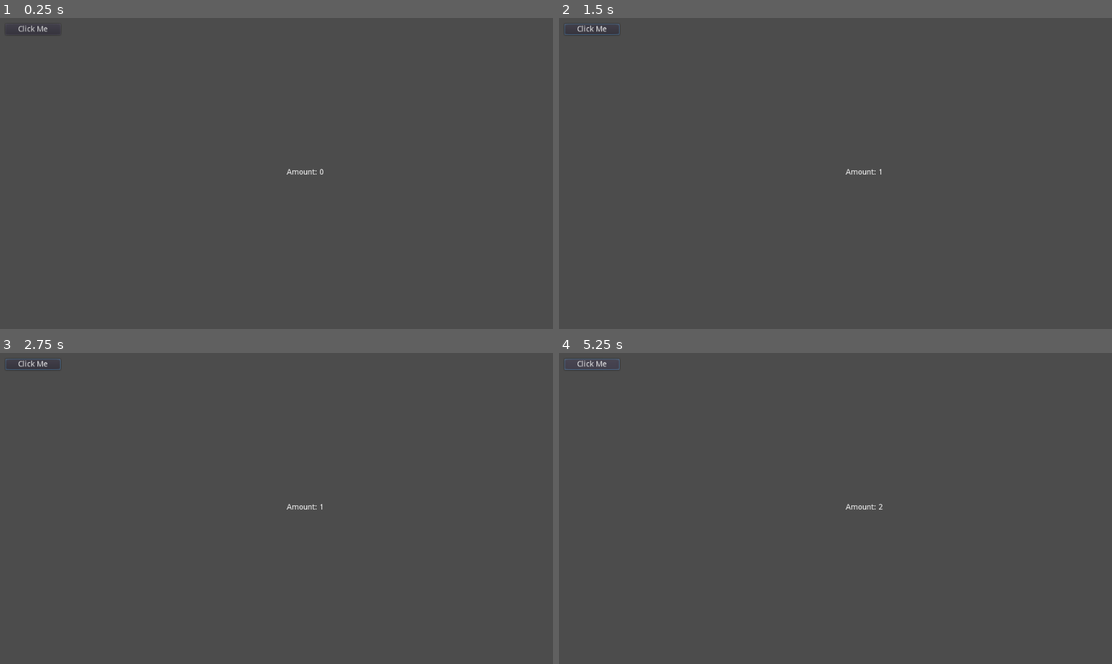
Above: before the commit, frames 1-4 (two rows, left to right).
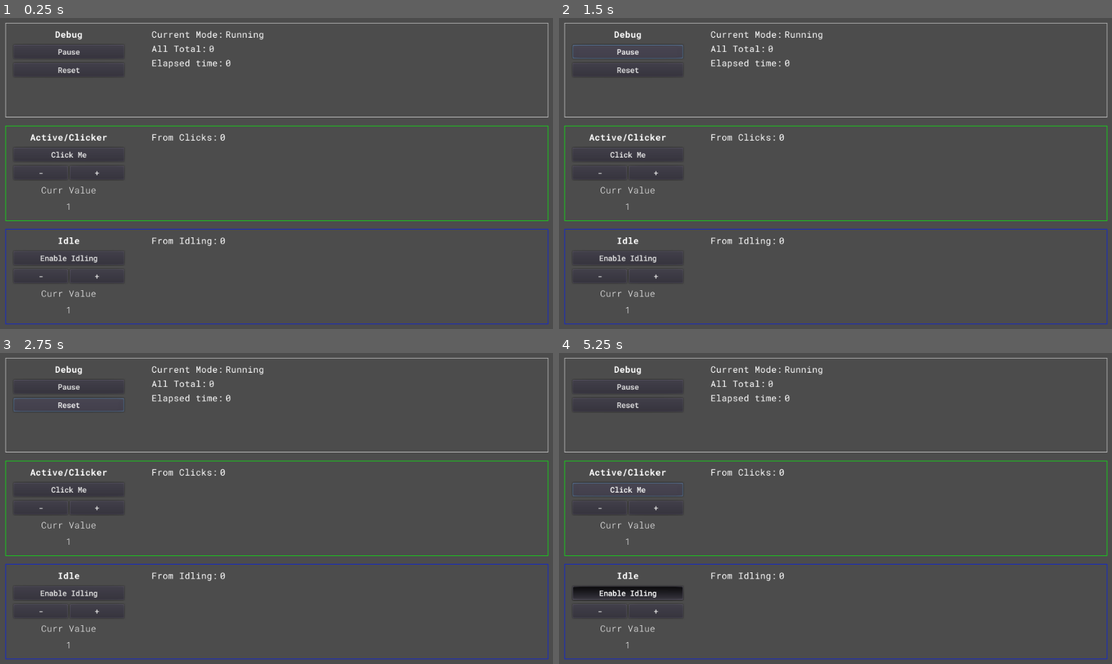
Above: after the commit, the same moments.

Repository: cthylla-codes/poc-incremental-game
Game: Godot game, scene res://scenes/first_test/FirstTest.tscn
Two runs of this game, one before a commit and one after it. Both use one fixed random seed, a clock stepped at 60 frames per second and the inputs below. Before the commit the project starts from res://GUI.tscn.
Inputs (mouse positions are in pixels of both pictures, inside the frame that each line leads up to):
- Up to frame 1 (0.25 s): no input
- Up to frame 2 (1.5 s): click "Click Me" at 0.5 s; click (625, 52) at 1.25 s, where only the run after the commit has a clickable "Pause"
- Up to frame 3 (2.75 s): click (66, 405) at 2 s, where only the run after the commit has a clickable "Reset"
- Up to frame 4 (5.25 s): click (597, 508) at 2.75 s, where only the run after the commit has a clickable "-"; click (658, 508) at 3.5 s, where only the run after the commit has a clickable "+"; click (625, 592) at 4.25 s, where only the run after the commit has a clickable "Enable Idling"; click "Click Me" at 5 s

The runs differ from the first frame. In frame 1, 3.7% of the frame differs, in the area x 0-100%, y 1-99%; in frame 2, 3.8%; in frame 3, 3.8%; in frame 4, 4.5%.

Commit message:
add placeholders for first test

Diff:
--- a/GUI.tscn
+++ /dev/null
@@ -1,62 +0,0 @@
-[gd_scene load_steps=2 format=2]
-
-[ext_resource path="res://Amount.gd" type="Script" id=2]
-
-[node name="GUI" type="MarginContainer"]
-anchor_right = 1.0
-anchor_bottom = 1.0
-custom_constants/margin_right = 20
-custom_constants/margin_top = 30
-custom_constants/margin_left = 20
-custom_constants/margin_bottom = 30
-__meta__ = {
-"_edit_use_anchors_": false
-}
-
-[node name="GUIDivider" type="HBoxContainer" parent="."]
-margin_left = 20.0
-margin_top = 30.0
-margin_right = 1004.0
-margin_bottom = 570.0
-
-[node name="Menu" type="VBoxContainer" parent="GUIDivider"]
-margin_right = 100.0
-margin_bottom = 540.0
-
-[node name="ClickMe" type="Button" parent="GUIDivider/Menu"]
-margin_right = 100.0
-margin_bottom = 20.0
-rect_min_size = Vector2( 100, 0 )
-text = "Click Me"
-__meta__ = {
-"_edit_use_anchors_": false
-}
-
-[node name="Center" type="CenterContainer" parent="GUIDivider"]
-margin_left = 104.0
-margin_right = 984.0
-margin_bottom = 540.0
-size_flags_horizontal = 3
-
-[node name="Counters" type="VBoxContainer" parent="GUIDivider/Center"]
-margin_left = 406.0
-margin_top = 263.0
-margin_right = 473.0
-margin_bottom = 277.0
-
-[node name="Amount" type="HBoxContainer" parent="GUIDivider/Center/Counters"]
-margin_right = 67.0
-margin_bottom = 14.0
-script = ExtResource( 2 )
-
-[node name="Label" type="Label" parent="GUIDivider/Center/Counters/Amount"]
-margin_right = 55.0
-margin_bottom = 14.0
-text = "Amount:"
-
-[node name="Value" type="Label" parent="GUIDivider/Center/Counters/Amount"]
-margin_left = 59.0
-margin_right = 67.0
-margin_bottom = 14.0
-text = "0	"
-[connection signal="pressed" from="GUIDivider/Menu/ClickMe" to="GUIDivider/Center/Counters/Amount" method="_on_ClickMe_pressed"]
--- a/default_env.tres
+++ b/default_env.tres
@@ -3,5 +3,5 @@
 [sub_resource type="ProceduralSky" id=1]
 
 [resource]
-background_mode = 2
+background_mode = 4
 background_sky = SubResource( 1 )
--- /dev/null
+++ b/gui/font_bold.tres
@@ -0,0 +1,6 @@
+[gd_resource type="DynamicFont" load_steps=2 format=2]
+
+[ext_resource path="res://resources/fonts/RobotoMono-Bold.ttf" type="DynamicFontData" id=1]
+
+[resource]
+font_data = ExtResource( 1 )
--- /dev/null
+++ b/gui/font_light.tres
@@ -0,0 +1,6 @@
+[gd_resource type="DynamicFont" load_steps=2 format=2]
+
+[ext_resource path="res://resources/fonts/RobotoMono-Light.ttf" type="DynamicFontData" id=1]
+
+[resource]
+font_data = ExtResource( 1 )
--- /dev/null
+++ b/gui/font_regular.tres
@@ -0,0 +1,6 @@
+[gd_resource type="DynamicFont" load_steps=2 format=2]
+
+[ext_resource path="res://resources/fonts/RobotoMono-Regular.ttf" type="DynamicFontData" id=1]
+
+[resource]
+font_data = ExtResource( 1 )
--- /dev/null
+++ b/gui/font_semibold.tres
@@ -0,0 +1,7 @@
+[gd_resource type="DynamicFont" load_steps=2 format=2]
+
+[ext_resource path="res://resources/fonts/RobotoMono-SemiBold.ttf" type="DynamicFontData" id=1]
+
+[resource]
+size = 14
+font_data = ExtResource( 1 )
--- a/project.godot
+++ b/project.godot
@@ -16,8 +16,7 @@
 [application]
 
 config/name="incremental-game"
-run/main_scene="res://GUI.tscn"
-config/icon="res://icon.png"
+run/main_scene="res://scenes/first_test/FirstTest.tscn"
 
 [debug]
 
--- /dev/null
+++ b/scenes/first_test/FirstTest.tscn
@@ -0,0 +1,380 @@
+[gd_scene load_steps=8 format=2]
+
+[ext_resource path="res://gui/font_regular.tres" type="DynamicFont" id=1]
+[ext_resource path="res://gui/font_semibold.tres" type="DynamicFont" id=2]
+[ext_resource path="res://gui/font_light.tres" type="DynamicFont" id=3]
+[ext_resource path="res://gui/font_bold.tres" type="DynamicFont" id=4]
+
+[sub_resource type="StyleBoxFlat" id=1]
+content_margin_left = 15.0
+content_margin_right = 15.0
+content_margin_top = 10.0
+content_margin_bottom = 10.0
+draw_center = false
+border_width_left = 1
+border_width_top = 1
+border_width_right = 1
+border_width_bottom = 1
+shadow_color = Color( 0.0235294, 0.0196078, 0.0196078, 0.6 )
+
+[sub_resource type="StyleBoxFlat" id=2]
+content_margin_left = 15.0
+content_margin_right = 15.0
+content_margin_top = 10.0
+content_margin_bottom = 10.0
+draw_center = false
+border_width_left = 1
+border_width_top = 1
+border_width_right = 1
+border_width_bottom = 1
+border_color = Color( 0.0235294, 0.980392, 0.0392157, 1 )
+shadow_color = Color( 0.0235294, 0.0196078, 0.0196078, 0.6 )
+
+[sub_resource type="StyleBoxFlat" id=3]
+content_margin_left = 15.0
+content_margin_right = 15.0
+content_margin_top = 10.0
+content_margin_bottom = 10.0
+draw_center = false
+border_width_left = 1
+border_width_top = 1
+border_width_right = 1
+border_width_bottom = 1
+border_color = Color( 0, 0.105882, 0.972549, 1 )
+shadow_color = Color( 0.0235294, 0.0196078, 0.0196078, 0.6 )
+
+[node name="FirstTest" type="MarginContainer"]
+anchor_right = 1.0
+anchor_bottom = 1.0
+margin_top = -1.5874
+margin_bottom = 6.4126
+custom_constants/margin_right = 20
+custom_constants/margin_top = 30
+custom_constants/margin_left = 20
+custom_constants/margin_bottom = 30
+__meta__ = {
+"_edit_use_anchors_": false
+}
+
+[node name="GUIDivider" type="VBoxContainer" parent="."]
+margin_left = 20.0
+margin_top = 30.0
+margin_right = 1004.0
+margin_bottom = 578.0
+rect_min_size = Vector2( 125, 0 )
+custom_constants/separation = 15
+alignment = 2
+
+[node name="DebugPanel" type="PanelContainer" parent="GUIDivider"]
+margin_right = 984.0
+margin_bottom = 172.0
+size_flags_vertical = 3
+custom_styles/panel = SubResource( 1 )
+
+[node name="Debug" type="HBoxContainer" parent="GUIDivider/DebugPanel"]
+margin_left = 15.0
+margin_top = 10.0
+margin_right = 969.0
+margin_bottom = 162.0
+size_flags_vertical = 3
+custom_constants/separation = 50
+__meta__ = {
+"_edit_use_anchors_": false
+}
+
+[node name="Menu" type="VBoxContainer" parent="GUIDivider/DebugPanel/Debug"]
+margin_right = 200.0
+margin_bottom = 152.0
+rect_min_size = Vector2( 200, 0 )
+size_flags_vertical = 3
+custom_constants/separation = 8
+
+[node name="LabelDebug" type="Label" parent="GUIDivider/DebugPanel/Debug/Menu"]
+margin_right = 200.0
+margin_bottom = 22.0
+custom_fonts/font = ExtResource( 4 )
+text = "Debug"
+align = 1
+
+[node name="Pause" type="Button" parent="GUIDivider/DebugPanel/Debug/Menu"]
+margin_top = 30.0
+margin_right = 200.0
+margin_bottom = 55.0
+custom_fonts/font = ExtResource( 2 )
+text = "Pause"
+
+[node name="Reset" type="Button" parent="GUIDivider/DebugPanel/Debug/Menu"]
+margin_top = 63.0
+margin_right = 200.0
+margin_bottom = 88.0
+custom_fonts/font = ExtResource( 2 )
+text = "Reset"
+
+[node name="Values" type="VBoxContainer" parent="GUIDivider/DebugPanel/Debug"]
+margin_left = 250.0
+margin_right = 954.0
+margin_bottom = 152.0
+size_flags_horizontal = 3
+size_flags_vertical = 3
+
+[node name="Status" type="HBoxContainer" parent="GUIDivider/DebugPanel/Debug/Values"]
+margin_right = 704.0
+margin_bottom = 22.0
+
+[node name="Label" type="Label" parent="GUIDivider/DebugPanel/Debug/Values/Status"]
+margin_right = 130.0
+margin_bottom = 22.0
+custom_fonts/font = ExtResource( 1 )
+text = "Current Mode:"
+
+[node name="Value" type="Label" parent="GUIDivider/DebugPanel/Debug/Values/Status"]
+margin_left = 134.0
+margin_right = 204.0
+margin_bottom = 22.0
+custom_fonts/font = ExtResource( 1 )
+text = "Running"
+
+[node name="Total" type="HBoxContainer" parent="GUIDivider/DebugPanel/Debug/Values"]
+margin_top = 26.0
+margin_right = 704.0
+margin_bottom = 48.0
+
+[node name="Label" type="Label" parent="GUIDivider/DebugPanel/Debug/Values/Total"]
+margin_right = 100.0
+margin_bottom = 22.0
+custom_fonts/font = ExtResource( 1 )
+text = "All Total:"
+
+[node name="Value" type="Label" parent="GUIDivider/DebugPanel/Debug/Values/Total"]
+margin_left = 104.0
+margin_right = 114.0
+margin_bottom = 22.0
+custom_fonts/font = ExtResource( 1 )
+text = "0"
+
+[node name="Timer" type="HBoxContainer" parent="GUIDivider/DebugPanel/Debug/Values"]
+margin_top = 52.0
+margin_right = 704.0
+margin_bottom = 74.0
+
+[node name="Label" type="Label" parent="GUIDivider/DebugPanel/Debug/Values/Timer"]
+margin_right = 130.0
+margin_bottom = 22.0
+custom_fonts/font = ExtResource( 1 )
+text = "Elapsed time:"
+
+[node name="Value" type="Label" parent="GUIDivider/DebugPanel/Debug/Values/Timer"]
+margin_left = 134.0
+margin_right = 144.0
+margin_bottom = 22.0
+custom_fonts/font = ExtResource( 1 )
+text = "0"
+
+[node name="ClickerPanel" type="PanelContainer" parent="GUIDivider"]
+margin_top = 187.0
+margin_right = 984.0
+margin_bottom = 359.0
+size_flags_vertical = 3
+custom_styles/panel = SubResource( 2 )
+
+[node name="Clicker" type="HBoxContainer" parent="GUIDivider/ClickerPanel"]
+margin_left = 15.0
+margin_top = 10.0
+margin_right = 969.0
+margin_bottom = 162.0
+size_flags_vertical = 3
+custom_constants/separation = 50
+
+[node name="Menu" type="VBoxContainer" parent="GUIDivider/ClickerPanel/Clicker"]
+margin_right = 200.0
+margin_bottom = 152.0
+rect_min_size = Vector2( 200, 0 )
+size_flags_vertical = 3
+custom_constants/separation = 8
+
+[node name="LabelGroup" type="Label" parent="GUIDivider/ClickerPanel/Clicker/Menu"]
+margin_right = 200.0
+margin_bottom = 22.0
+custom_fonts/font = ExtResource( 4 )
+text = "Active/Clicker"
+align = 1
+__meta__ = {
+"_edit_use_anchors_": false
+}
+
+[node name="ClickMe" type="Button" parent="GUIDivider/ClickerPanel/Clicker/Menu"]
+margin_top = 30.0
+margin_right = 200.0
+margin_bottom = 55.0
+custom_fonts/font = ExtResource( 2 )
+text = "Click Me"
+__meta__ = {
+"_edit_use_anchors_": false
+}
+
+[node name="Control" type="HBoxContainer" parent="GUIDivider/ClickerPanel/Clicker/Menu"]
+margin_top = 63.0
+margin_right = 200.0
+margin_bottom = 88.0
+
+[node name="Minus" type="Button" parent="GUIDivider/ClickerPanel/Clicker/Menu/Control"]
+margin_right = 98.0
+margin_bottom = 25.0
+size_flags_horizontal = 3
+custom_fonts/font = ExtResource( 2 )
+text = "-"
+
+[node name="Plus" type="Button" parent="GUIDivider/ClickerPanel/Clicker/Menu/Control"]
+margin_left = 102.0
+margin_right = 200.0
+margin_bottom = 25.0
+size_flags_horizontal = 3
+custom_fonts/font = ExtResource( 2 )
+text = "+"
+
+[node name="CurrentLabel" type="Label" parent="GUIDivider/ClickerPanel/Clicker/Menu"]
+margin_top = 96.0
+margin_right = 200.0
+margin_bottom = 118.0
+custom_fonts/font = ExtResource( 3 )
+text = "Curr Value"
+align = 1
+valign = 1
+
+[node name="CurrentValue" type="Label" parent="GUIDivider/ClickerPanel/Clicker/Menu"]
+margin_top = 126.0
+margin_right = 200.0
+margin_bottom = 148.0
+size_flags_horizontal = 3
+custom_fonts/font = ExtResource( 3 )
+text = "1"
+align = 1
+valign = 1
+
+[node name="Values" type="VBoxContainer" parent="GUIDivider/ClickerPanel/Clicker"]
+margin_left = 250.0
+margin_right = 954.0
+margin_bottom = 152.0
+size_flags_horizontal = 3
+size_flags_vertical = 3
+
+[node name="Clicking" type="HBoxContainer" parent="GUIDivider/ClickerPanel/Clicker/Values"]
+margin_right = 704.0
+margin_bottom = 22.0
+
+[node name="Label" type="Label" parent="GUIDivider/ClickerPanel/Clicker/Values/Clicking"]
+margin_right = 120.0
+margin_bottom = 22.0
+custom_fonts/font = ExtResource( 1 )
+text = "From Clicks:"
+
+[node name="Value" type="Label" parent="GUIDivider/ClickerPanel/Clicker/Values/Clicking"]
+margin_left = 124.0
+margin_right = 134.0
+margin_bottom = 22.0
+custom_fonts/font = ExtResource( 1 )
+text = "0"
+
+[node name="IdlePanel" type="PanelContainer" parent="GUIDivider"]
+margin_top = 374.0
+margin_right = 984.0
+margin_bottom = 548.0
+size_flags_vertical = 3
+custom_styles/panel = SubResource( 3 )
+
+[node name="GUIDivider" type="HBoxContainer" parent="GUIDivider/IdlePanel"]
+margin_left = 15.0
+margin_top = 10.0
+margin_right = 969.0
+margin_bottom = 164.0
+size_flags_vertical = 3
+custom_constants/separation = 50
+__meta__ = {
+"_edit_use_anchors_": false
+}
+
+[node name="Menu" type="VBoxContainer" parent="GUIDivider/IdlePanel/GUIDivider"]
+margin_right = 200.0
+margin_bottom = 154.0
+rect_min_size = Vector2( 200, 0 )
+size_flags_vertical = 3
+custom_constants/separation = 8
+
+[node name="LabelIdle" type="Label" parent="GUIDivider/IdlePanel/GUIDivider/Menu"]
+margin_right = 200.0
+margin_bottom = 22.0
+custom_fonts/font = ExtResource( 4 )
+text = "Idle"
+align = 1
+
+[node name="Idle" type="Button" parent="GUIDivider/IdlePanel/GUIDivider/Menu"]
+margin_top = 30.0
+margin_right = 200.0
+margin_bottom = 55.0
+custom_fonts/font = ExtResource( 2 )
+toggle_mode = true
+text = "Enable Idling"
+
+[node name="IdleControl" type="HBoxContainer" parent="GUIDivider/IdlePanel/GUIDivider/Menu"]
+margin_top = 63.0
+margin_right = 200.0
+margin_bottom = 88.0
+
+[node name="Minus" type="Button" parent="GUIDivider/IdlePanel/GUIDivider/Menu/IdleControl"]
+margin_right = 98.0
+margin_bottom = 25.0
+size_flags_horizontal = 3
+custom_fonts/font = ExtResource( 2 )
+text = "-"
+
+[node name="Plus" type="Button" parent="GUIDivider/IdlePanel/GUIDivider/Menu/IdleControl"]
+margin_left = 102.0
+margin_right = 200.0
+margin_bottom = 25.0
+size_flags_horizontal = 3
+custom_fonts/font = ExtResource( 2 )
+text = "+"
+
+[node name="CurrentLabel" type="Label" parent="GUIDivider/IdlePanel/GUIDivider/Menu"]
+margin_top = 96.0
+margin_right = 200.0
+margin_bottom = 118.0
+custom_fonts/font = ExtResource( 3 )
+text = "Curr Value"
+align = 1
+valign = 1
+
+[node name="CurrentValue" type="Label" parent="GUIDivider/IdlePanel/GUIDivider/Menu"]
+margin_top = 126.0
+margin_right = 200.0
+margin_bottom = 148.0
+size_flags_horizontal = 3
+custom_fonts/font = ExtResource( 3 )
+text = "1"
+align = 1
+valign = 1
+
+[node name="Values" type="VBoxContainer" parent="GUIDivider/IdlePanel/GUIDivider"]
+margin_left = 250.0
+margin_right = 954.0
+margin_bottom = 154.0
+size_flags_horizontal = 3
+size_flags_vertical = 3
+
+[node name="Idling" type="HBoxContainer" parent="GUIDivider/IdlePanel/GUIDivider/Values"]
+margin_right = 704.0
+margin_bottom = 22.0
+
+[node name="Label" type="Label" parent="GUIDivider/IdlePanel/GUIDivider/Values/Idling"]
+margin_right = 120.0
+margin_bottom = 22.0
+custom_fonts/font = ExtResource( 1 )
+text = "From Idling:"
+
+[node name="Value" type="Label" parent="GUIDivider/IdlePanel/GUIDivider/Values/Idling"]
+margin_left = 124.0
+margin_right = 134.0
+margin_bottom = 22.0
+custom_fonts/font = ExtResource( 1 )
+text = "0"
+[connection signal="pressed" from="GUIDivider/ClickerPanel/Clicker/Menu/ClickMe" to="GUIDivider/DebugPanel/Debug/Values/Total" method="_on_ClickMe_pressed"]
Binary file removed: icon.png
Not shown, removed: icon.png.import
Binary file removed: pattern_bg.jpg
Not shown, removed: pattern_bg.jpg.import
Binary file added: resources/fonts/RobotoMono-Bold.ttf
Binary file added: resources/fonts/RobotoMono-ExtraLight.ttf
Binary file added: resources/fonts/RobotoMono-Light.ttf
Binary file added: resources/fonts/RobotoMono-Medium.ttf
Binary file added: resources/fonts/RobotoMono-Regular.ttf
Binary file added: resources/fonts/RobotoMono-SemiBold.ttf
Binary file added: resources/fonts/RobotoMono-Thin.ttf
Renamed: Amount.gd -> scenes/first_test/Amount.gd
